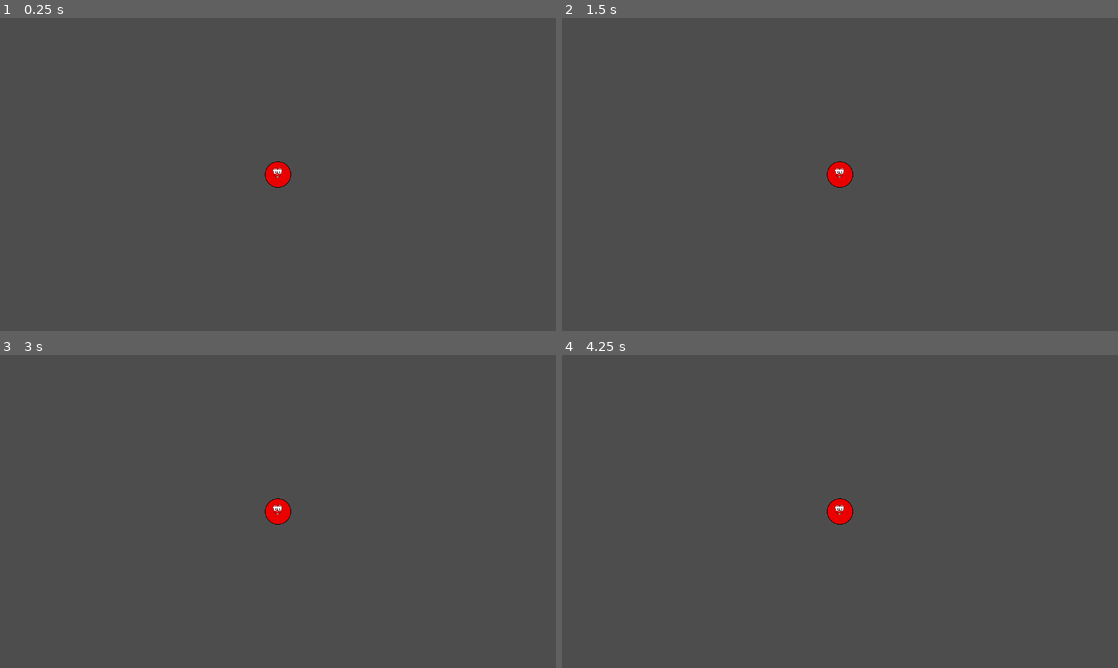
Above: before the commit, frames 1-4 (two rows, left to right).
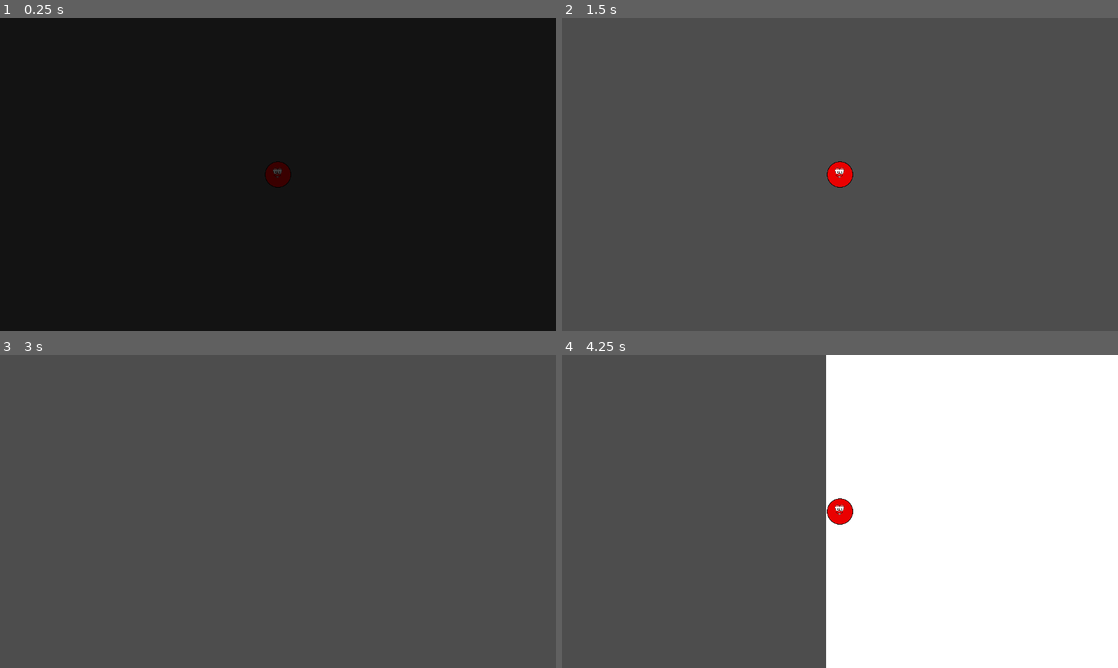
Above: after the commit, the same moments.

Repository: ariestantodion/masks-jam-86
Game: Godot game, scene res://scenes/Street.tscn
Two runs of this game, one before a commit and one after it. Both use one fixed random seed, a clock stepped at 60 frames per second and the inputs below. This scene is started directly instead of the project's main scene.
Inputs:
- Up to frame 1 (0.25 s): no input
- Up to frame 2 (1.5 s): hold Right (ui_right) 0.53-1.28 s; tap Enter at 1.25 s; hold Down (ui_down) from 1.28 s (still down)
- Up to frame 3 (3 s): tap Space at 2 s; release Down (ui_down) at 2.03 s; hold Right (ui_right) 2.03-2.78 s; hold Up (ui_up) from 2.78 s (still down)
- Up to frame 4 (4.25 s): tap Enter at 3.5 s; release Up (ui_up) at 3.53 s; hold Left (ui_left) from 3.53 s (still down)

The runs differ from the first frame. In frame 1, 100% of the frame differs, in the area x 0-100%, y 0-100%; in frame 2, nothing differs; in frame 3, 0.3%; in frame 4, 52%.

Commit message:
TransitionLayersProgress Cont.

Diff:
--- a/scenes/TransitionLatyer.gd
+++ b/TransitionLayer.gd
@@ -5,6 +5,8 @@
 func _ready():
 	# Fade in automatically when scene starts
 	fade_in()
+	await get_tree().create_timer(2.0).timeout
+	fade_out_and_change_scene("res://scenes/House_1.tscn")
 
 func fade_in():
 	fade_rect.modulate.a = 1.0
@@ -13,8 +15,8 @@
 
 func fade_out_and_change_scene(new_scene_path: String):
 	var tween = get_tree().create_tween()
-	tween.tween_property(fade_rect, "modulate:a", 1.0, 1.0)  # Fade to black
-	tween.tween_callback(Callable(self, "_on_fade_complete"), new_scene_path)
+	tween.tween_property(fade_rect, "modulate:a", 1.0, 1.0)
+	tween.tween_callback(func(): _on_fade_complete(new_scene_path))
 
 func _on_fade_complete(new_scene_path: String):
 	get_tree().change_scene_to_file(new_scene_path)
--- a/scenes/Street.tscn
+++ b/scenes/Street.tscn
@@ -1,8 +1,11 @@
-[gd_scene load_steps=2 format=3 uid="uid://b5kygr12h2ly4"]
+[gd_scene load_steps=3 format=3 uid="uid://4wq6cqbxa5u6"]
 
 [ext_resource type="PackedScene" uid="uid://bjy7ad5rmfr4s" path="res://scenes/Player.tscn" id="1_1kily"]
+[ext_resource type="PackedScene" uid="uid://b52k0mht2sy2q" path="res://scenes/TransitionLayer.tscn" id="2_1srjd"]
 
 [node name="Street" type="Node2D"]
 
 [node name="Player" parent="." instance=ExtResource("1_1kily")]
 position = Vector2(150, 125)
+
+[node name="TransitionLayer" parent="." instance=ExtResource("2_1srjd")]
--- a/scenes/TransitionLayer.tscn
+++ b/scenes/TransitionLayer.tscn
@@ -1,6 +1,6 @@
-[gd_scene load_steps=2 format=3 uid="uid://cradfolj8787e"]
+[gd_scene load_steps=2 format=3 uid="uid://b52k0mht2sy2q"]
 
-[ext_resource type="Script" uid="uid://cswj73h63owhd" path="res://scenes/TransitionLatyer.gd" id="1_0hsmw"]
+[ext_resource type="Script" uid="uid://cswj73h63owhd" path="res://TransitionLayer.gd" id="1_0hsmw"]
 
 [node name="TransitionLayer" type="CanvasLayer"]
 script = ExtResource("1_0hsmw")
Renamed: scenes/TransitionLatyer.gd.uid -> TransitionLayer.gd.uid
Not shown: 1 places in scenes/House_1.tscn that only renumber resources
Not shown: 1 places in scenes/Pumpkin.tscn that only renumber resources
